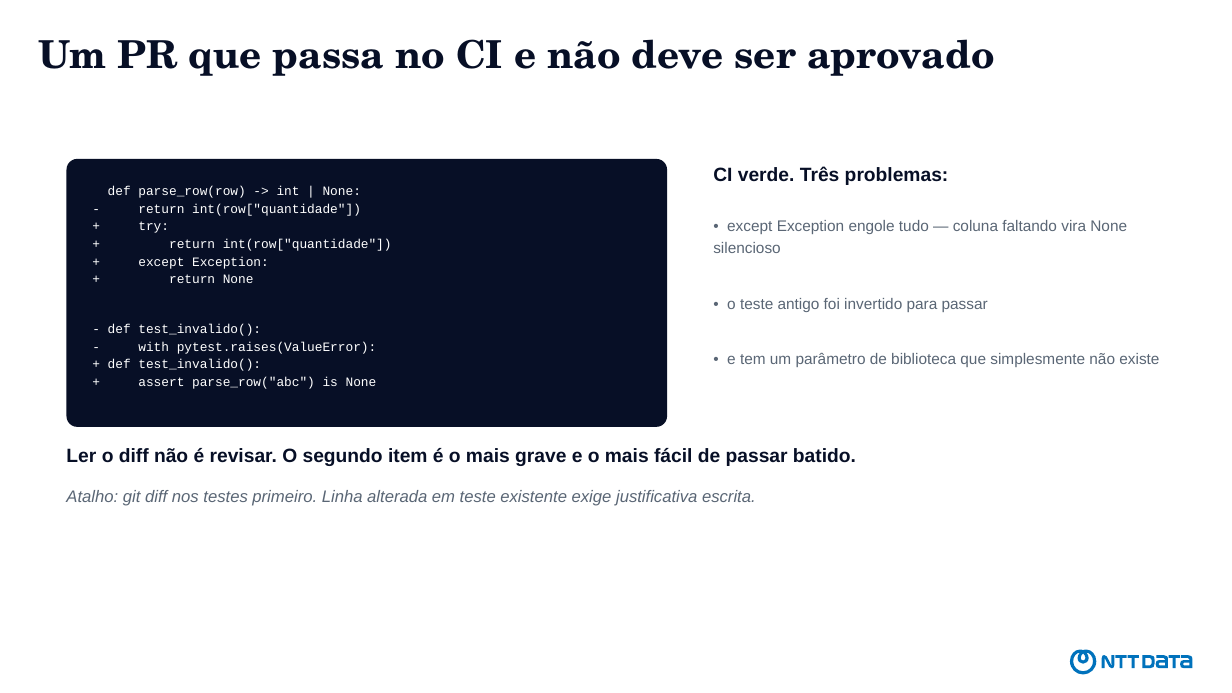
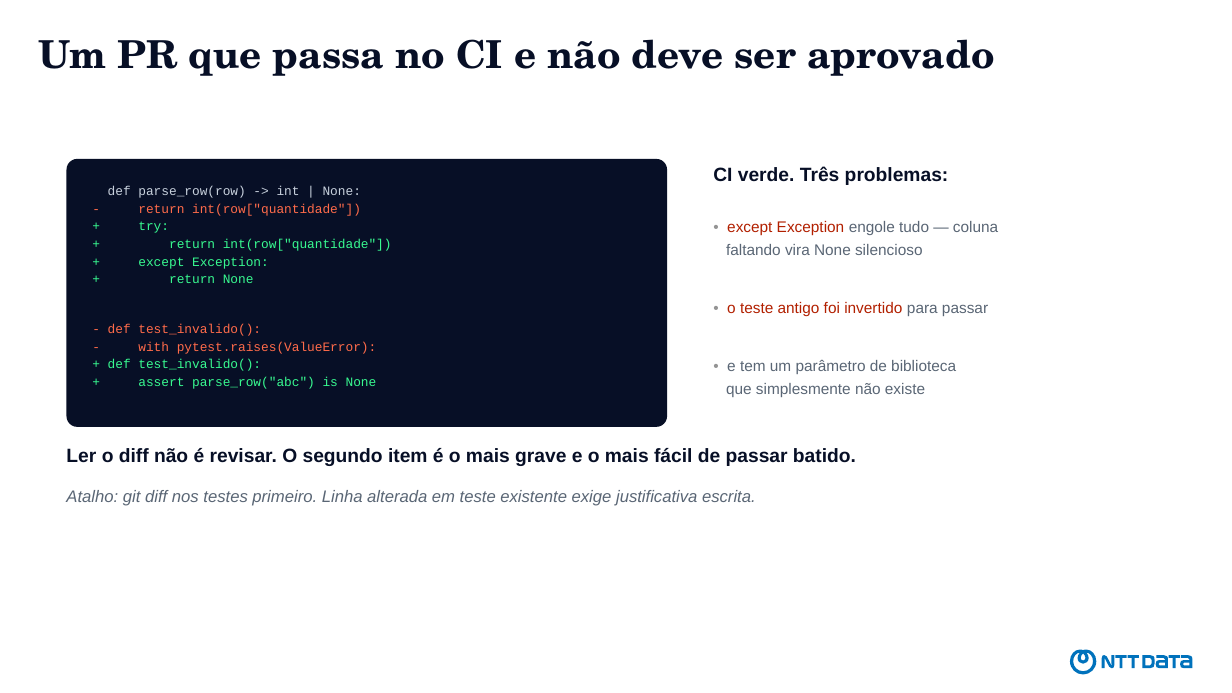
Before and after one commit to devdiasbr/boas-praticas-ia, a slide deck: slide 18 of apresentacao/como-eu-uso-ia.pptx. Drawn at 1232x693 pixels with LibreOffice and Linux fonts; fonts in the diff are those of the drawing. Boxes give left, top, right and bottom in pixels: in the first picture for what was removed or moved away, otherwise in the second. Text is boxed around its words. In the diff, an @@ line names an element or a change of style, - is before the commit and + after.

```diff
--- a/apresentacao/como-eu-uso-ia.pptx
+++ b/apresentacao/como-eu-uso-ia.pptx
@@ text "def parse_row(row) -> int | ..." at [108,186,392,389]: text colour #FFFFFF to #C7D0DC in "def parse_row(row) -> int | None:"; text colour #FFFFFF to #FF6B4A in "- return int(row["quantidade"])", "- def test_invalido():", "- with pytest.raises(ValueError):"; text colour #FFFFFF to #38F990 in "+ try:", "+ return int(row["quantidade"])", "+ except Exception:", "+ return None" and 2 more places @@
@@ text at [726,221,998,255]: text changed @@
-• except Exception engole tudo — coluna faltando vira None silencioso
+• except Exception engole tudo — coluna
+faltando vira None silencioso
@@ text at [727,302,988,316]: text colour #5A6675 to #949494 in "•"; text colour #5A6675 to #B22000 in "o teste antigo foi invertido"; line spacing 1.2 to 1.25 @@
@@ text at [726,360,956,397]: text changed @@
-• e tem um parâmetro de biblioteca que simplesmente não existe
+• e tem um parâmetro de biblioteca
+que simplesmente não existe
```
Also in this commit, not shown: 1 other file.
